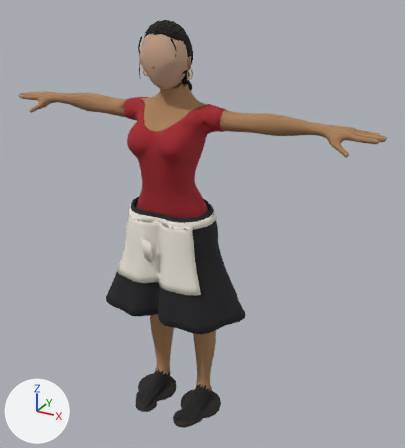
The glTF model godot/models/masks/amanda.glb as it was, and as the next commit left it.
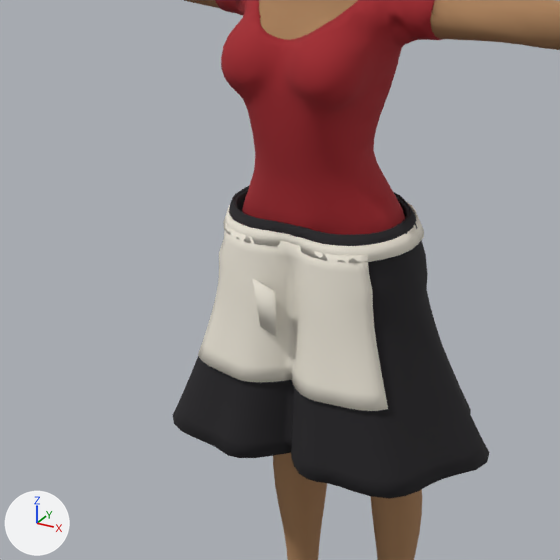
Each version appears first whole from a 50 mm camera at (1.18, -1.861, 1.911) aimed at (0.091, 0.118, 0.922), and next in a close-up on the part from 7% to 68% of the width and 25% to 81% of the height. Every picture has the same lights, and +X, +Y and +Z are marked at lower left. The first two pictures are the older version. Vertices at exactly the same position are counted once.

Objects in the first close-up: 'amanda_apron', 'amanda_apron_band', 'amanda_apron_bits', 'amanda_body', 'amanda_skirt', 'amanda_skirt_band', 'amanda_top_red'.
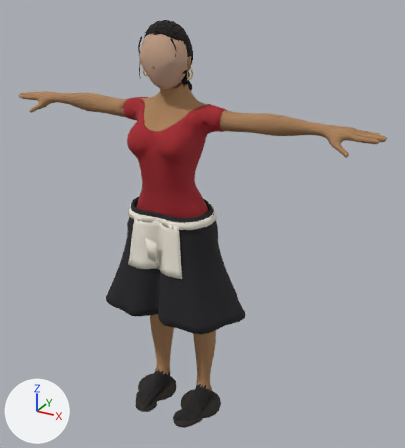
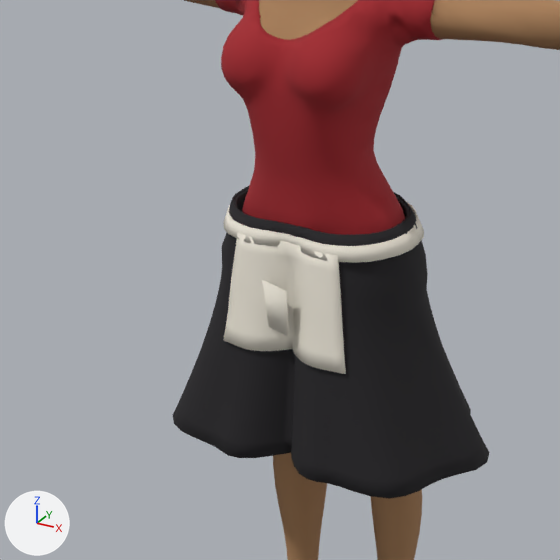
Changed parts and their boxes (x1, y1, x2, y2) in the close-ups (560 x 560 px):
'amanda_apron', reshaped (35% narrower, 25% shorter)
    before: (198, 223, 388, 411)
    after: (223, 233, 346, 374)
'amanda_apron_bits', reshaped
    before: (252, 279, 277, 336)
    after: (262, 280, 289, 336)
part 1 of me_amanda_apron_001, cut back
    before: (198, 223, 388, 411)
    after: (338, 262, 346, 374)

What changed in the scene script:
```text
Change me_amanda_apron_001:
    used by ob_amanda_apron; location = (0.0, 0.0, 0.0)
    remove me_amanda_apron_001.from_pydata(...)  # 460 vertices, 916 faces; spans x -0.214..0.213, y -0.158..-0.081, z 0.719..1.002
    add me_amanda_apron_001.from_pydata(...)  # 272 vertices, 540 faces; spans x -0.134..0.135, y -0.145..-0.086, z 0.782..1.002
    me_amanda_apron_001 part 1
    191 vertices are removed from x -0.214..0.213, y -0.158..-0.081, z 0.719..1.001
    445 faces are deleted
    3 vertices are added at (0.122, -0.12, 0.876), (-0.125, -0.123, 0.844), (0.13, -0.128, 0.813)
    69 new faces join them
Change me_amanda_apron_bits_001:
    used by ob_amanda_apron_bits; location = (0.0, 0.0, 0.0)
    remove me_amanda_apron_bits_001.from_pydata(...)  # 384 vertices, 732 faces; spans x -0.104..0.057, y -0.152..0.181, z 0.831..1.023
    add me_amanda_apron_bits_001.from_pydata(...)  # 384 vertices, 732 faces; spans x -0.09..0.057, y -0.141..0.181, z 0.831..1.023
    me_amanda_apron_bits_001 part 2: the loose piece of 8 vertices spanning x -0.104..-0.001, y -0.152..-0.107, z 0.831..0.921 is scaled about its middle by (1.04, 0.76, 1), then moved by (0.016, 0.006, 0.0)
```
